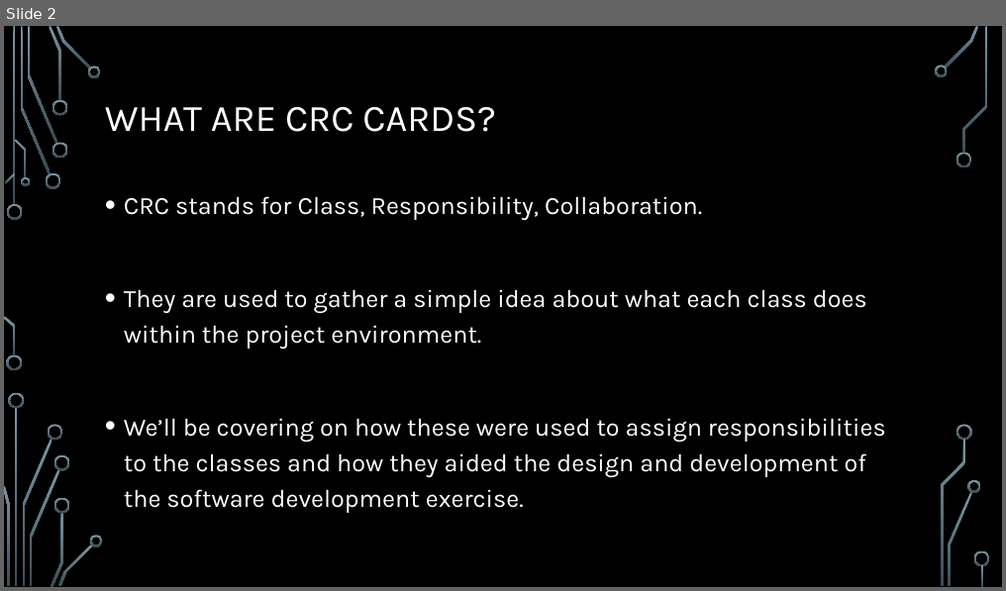
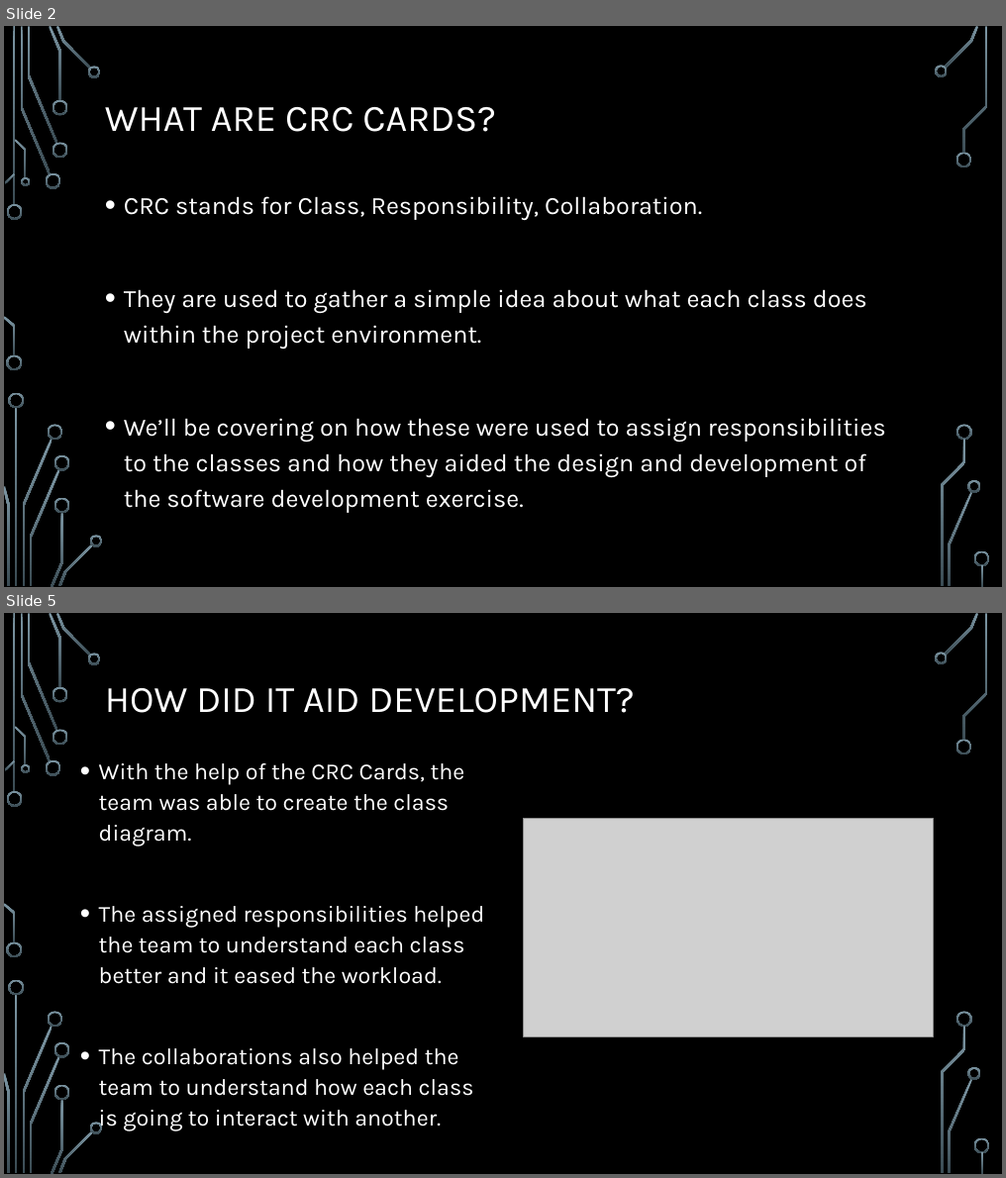
Before and after one commit to CodeBreaker707/Software-Systems-Development, a slide deck: Topic 4 - AE1.pptx. Shown one above the other, each under a label of ours: slide 2 before the commit, slides 2 and 5 after it; the slides between them are not shown. The pictures are 1006x591 and 1006x1178 pixels, drawn with LibreOffice and Linux fonts; fonts in the diff are those of the drawing; grey boxes stand for pictures; background and template pictures are left out. Boxes give left, top, right and bottom in pixels: in the first picture for what was removed or moved away, otherwise in the second. Text is boxed around its words. In the diff, an @@ line names an element or a change of style, - is before the commit and + after.

```diff
--- a/Topic 4 - AE1.pptx
+++ b/Topic 4 - AE1.pptx
@@ slide 5 added at box(4, 613, 1002, 1174), background picture (left out); not listed: 36 template elements that a slide beside it also shows @@
@@ title added at box(105, 688, 634, 713), 36 pt, text #FFFFFF @@
+HOW DID IT AID DEVELOPMENT?
@@ text added at box(99, 763, 484, 1131), 22.2 pt, text #FFFFFF @@
+• With the help of the CRC Cards, the team was able to create the class diagram.
+• The assigned responsibilities helped the team to understand each class better and it eased the workload.
+• The collaborations also helped the team to understand how each class is going to interact with another.
@@ picture added at box(524, 818, 934, 1037) @@
```
Also in this commit, not shown: 1 slide changed, 2 other slides added, 1 slide removed, 4 other files.
